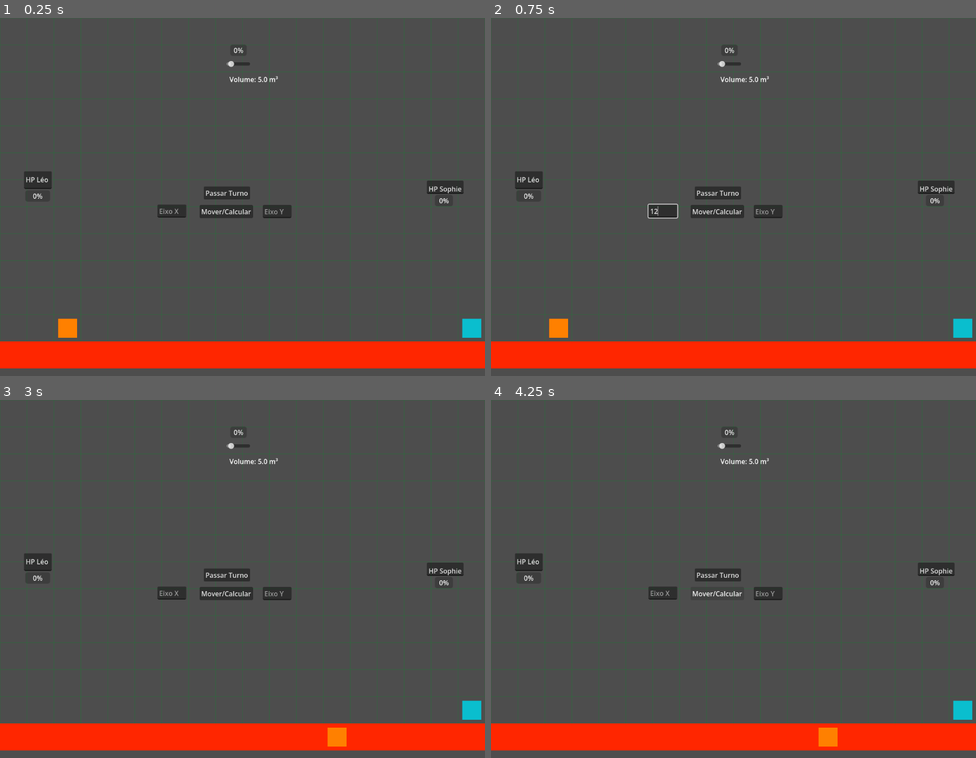
Above: before the commit, frames 1-4 (two rows, left to right).
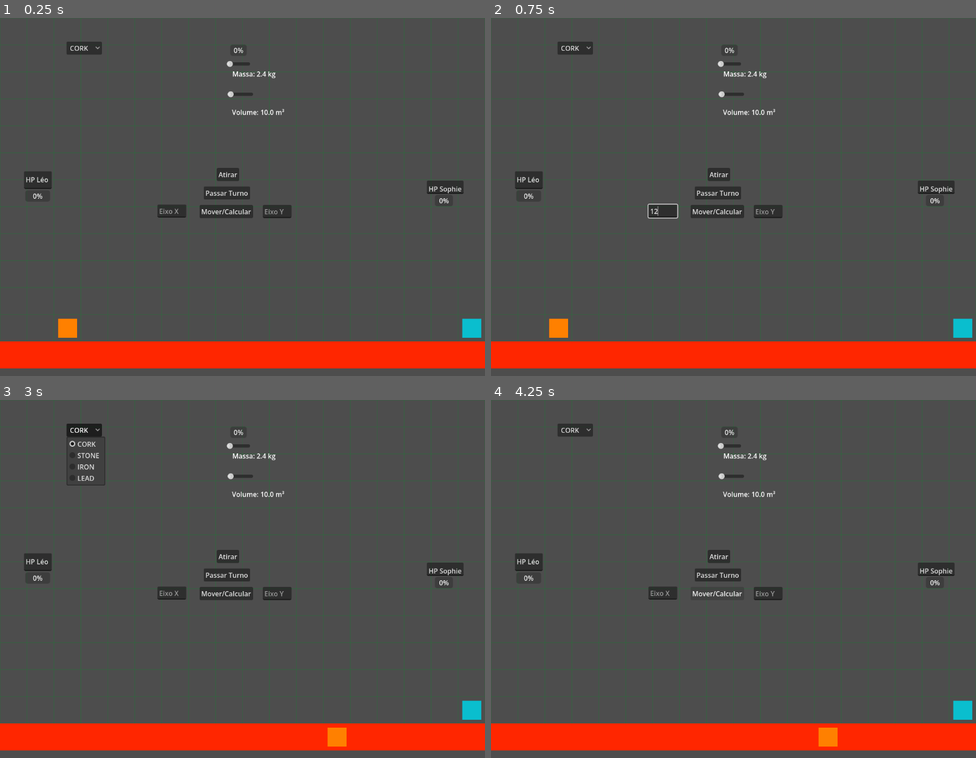
Above: after the commit, the same moments.

Repository: Olliver-0/matter-strike
Game: Godot game, scene res://level_manager.tscn
The game is run twice, just before and just after one commit, with the same random seed, the same clock (stepped at 60 frames per second) and the same inputs. The project has no main scene, so this scene is started directly. The engine's default icon, where the game draws it, is replaced by a stand-in: a white triangle on a blue panel in a dark square.
Inputs (mouse positions are in pixels of both pictures, inside the frame that each line leads up to):
- Up to frame 1 (0.25 s): no input
- Up to frame 2 (0.75 s): click (660, 211) at 0.52 s; type "12" at 0.6 s
- Up to frame 3 (3 s): click (276, 593) at 0.75 s; type "12" at 0.83 s; click "Mover/Calcular" at 1.25 s; click (227, 557) at 2 s, where only the run after the commit has a clickable "Atirar"; click (82, 428) at 2.75 s, where only the run after the commit has a clickable "CORK"
- Up to frame 4 (4.25 s): click "Mover/Calcular" at 3.5 s

The runs differ from the first frame. In frame 1, 0.7% of the frame differs, in the area x 13-59%, y 6-46%; in frame 2, 0.7%; in frame 3, 1.0%; in frame 4, 0.7%.

Commit message:
feat: aplica tiro e ajusta interface

Diff:
--- a/BallisticsCalculator.gd
+++ b/BallisticsCalculator.gd
@@ -18,24 +18,6 @@
 var current_gravity: float = 980.0
 var current_wind: float = -350.0
 
-
-# ==========================================
-# 2. AMBIENTE DE TESTE (Sandbox Local)
-# ==========================================
-
-# TODO: Deletar esta função quando o HUD e o personagem do parceiro estiverem prontos.
-func _unhandled_input(event: InputEvent) -> void:
-	if event is InputEventMouseButton and event.pressed and event.button_index == MOUSE_BUTTON_LEFT:
-		var clicked_coordinate = get_global_mouse_position()
-		var test_start_position: Vector2 = muzzle_marker.global_position
-
-		# Simulando o input do terminal do jogador
-		var test_input_type: String = "MASS"
-		var test_input_value: float = 50.0
-
-		dispatch_shot(test_start_position, clicked_coordinate, test_input_type, test_input_value)
-
-
 # ==========================================
 # 3. API PÚBLICA (CONTRATO COM A INTERFACE)
 # ==========================================
@@ -45,7 +27,7 @@
 # target_coordinate: a coordenada (X, Y) digitada no terminal.
 # input_type: "MASS" ou "VOLUME" (dependendo de qual barra o jogador ajustou).
 # input_value: o número final da barra.
-func dispatch_shot(start_position: Vector2, target_coordinate: Vector2, input_type: String, input_value: float) -> void:
+func dispatch_shot(shooter: Node2D, target_coordinate: Vector2, input_type: String, input_value: float) -> void:
 	var material_data = MaterialsTable.get_current_properties()
 	var current_density: float = material_data["density"]
 
@@ -73,7 +55,7 @@
 	print("Massa Final: ", final_mass, " | Volume Final: ", final_volume)
 
 	# Repassa os dados validados para o sistema de física criar o objeto
-	fire_shot(start_position, target_coordinate, final_mass, final_volume)
+	fire_shot(shooter, target_coordinate, final_mass, final_volume)
 
 
 # CONTRATO COM A INTERFACE: Chamar esta função continuamente enquanto o jogador arrasta
@@ -88,26 +70,24 @@
 # ==========================================
 
 # Cria a bala no mapa, injeta a física e atira.
-func fire_shot(start_position: Vector2, target_coordinate: Vector2, input_mass: float, input_volume: float) -> void:
-	if not projectile_scene:
-		push_error("ERRO: Você esqueceu de arrastar a cena do Projétil para o Inspector da Calculadora!")
-		return
+func fire_shot(shooter: Node2D, target_coordinate: Vector2, input_mass: float, input_volume: float) -> void:
+	if not projectile_scene: return
+
+	# Descobre a posição de saída extraindo-a do atirador que foi recebido
+	var start_position = shooter.global_position
 
 	var calculated_velocity = _calculate_launch_velocity(start_position, target_coordinate, input_mass, input_volume)
 
 	var projectile_instance = projectile_scene.instantiate() as Area2D
 	get_tree().current_scene.add_child(projectile_instance)
-
-	# Conecta o sinal do impacto da bala à função de repasse desta Calculadora
+	projectile_instance.body_entered.connect(projectile_instance._on_body_entered)
 	projectile_instance.projectile_impacted.connect(_on_projectile_impacted)
 
+	# Inicializa passando o 'shooter' no final
 	projectile_instance.initialize(
-		start_position,
-		calculated_velocity,
-		input_mass,
-		input_volume,
-		current_wind,
-		current_gravity
+		start_position, calculated_velocity, input_mass,
+		input_volume, current_wind, current_gravity,
+		shooter # <--- ENTREGA O DONO PARA A BALA AQUI
 	)
 
 # Transforma coordenadas puras em um vetor de velocidade física (com punição por inércia/peso)
--- a/Projectile.gd
+++ b/Projectile.gd
@@ -17,19 +17,25 @@
 var custom_gravity: float = 980.0
 var wind_force: float = 0.0
 var lifespan: float = 10.0
+var shooter_node: Node = null
+
+func _ready() -> void:
+	# Liga o "radar" nativo de colisões do Godot à sua função matemática!
+	body_entered.connect(_on_body_entered)
 
 # ==========================================
 # 3. INICIALIZAÇÃO E ESCALA VISUAL
 # ==========================================
 
 # Injeta os dados balísticos e ambientais para que o projétil inicie a sua trajetória de voo.
-func initialize(start_position: Vector2, initial_velocity: Vector2, p_mass: float, p_volume: float, p_wind: float, p_gravity: float) -> void:
+func initialize(start_position: Vector2, initial_velocity: Vector2, p_mass: float, p_volume: float, p_wind: float, p_gravity: float, p_shooter: Node) -> void:
 	global_position = start_position
 	velocity = initial_velocity
 	mass = p_mass
 	volume = p_volume
 	wind_force = p_wind
 	custom_gravity = p_gravity
+	shooter_node = p_shooter
 
 	# --- ESCALA VISUAL DINÂMICA ---
 	# Volume de Referência representa a escala 1.0 original da imagem e da hitbox.
@@ -69,6 +75,9 @@
 # ==========================================
 
 func _on_body_entered(body: Node) -> void:
+	# SE O CORPO FOR O ATIRADOR, IGNORA-O COMPLETAMENTE E CONTINUA A VOAR!
+	if body == shooter_node:
+		return
 	# 1. Calcula a velocidade escalar total (módulo do vetor) no momento exato do impacto.
 	var impact_speed: float = velocity.length()
 
--- a/engineer.gd
+++ b/engineer.gd
@@ -1,4 +1,4 @@
-class_name Engineer extends Node2D
+class_name Engineer extends StaticBody2D
 
 signal movement_resolved(final_coords: Vector2)
 
@@ -45,3 +45,14 @@
 		tween.finished.connect(func(): movement_resolved.emit(logical_position))
 	else:
 		push_warning("Energia insuficiente para translação de coordenadas.")
+
+var health: float = 100.0
+
+func take_damage(amount: float) -> void:
+	health -= amount
+	print("Engenheiro ", player_id, " foi atingido! Sofreu ", amount, " de dano.")
+	print("Vida atual: ", health)
+
+	if health <= 0.0:
+		print("Engenheiro ", player_id, " FOI ELIMINADO!")
+		queue_free()
--- a/engineer.tscn
+++ b/engineer.tscn
@@ -2,7 +2,10 @@
 
 [ext_resource type="Script" uid="uid://ynqq03ek6iy6" path="res://engineer.gd" id="1_y47ya"]
 
-[node name="Engineer" type="Node2D" unique_id=2074585821]
+[sub_resource type="RectangleShape2D" id="RectangleShape2D_y47ya"]
+size = Vector2(40, 40)
+
+[node name="Engineer" type="StaticBody2D" unique_id=949635895]
 script = ExtResource("1_y47ya")
 
 [node name="VisualBody" type="ColorRect" parent="." unique_id=1176650629]
@@ -10,3 +13,7 @@
 offset_bottom = 40.0
 
 [node name="EnergyGlow" type="PointLight2D" parent="." unique_id=1372638071]
+
+[node name="CollisionShape2D" type="CollisionShape2D" parent="." unique_id=45648851]
+position = Vector2(20, 20)
+shape = SubResource("RectangleShape2D_y47ya")
--- a/hud.gd
+++ b/hud.gd
@@ -1,25 +1,75 @@
 extends CanvasLayer
 
-@onready var mass_slider = $MassSlider
-@onready var volume_label = $VolumeLabel
+@onready var mass_slider: HSlider = $MassSlider
+@onready var volume_slider: HSlider = $VolumeSlider
+@onready var material_dropdown: OptionButton = $MaterialDropdown
 
-func _ready():
-	# Configura o slider
-	mass_slider.min_value = 1
-	mass_slider.max_value = 100
-	mass_slider.value = 10
+@onready var mass_label: Label = $MassLabel
+@onready var volume_label: Label = $VolumeLabel
 
-	# Conecta o sinal de mudança do slider
+# Guardamos o que o jogador tocou por último para avisar a Calculadora
+var last_edited: String = "MASS"
+
+func _ready() -> void:
+	# 1. Preenche o Dropdown com os materiais do banco de dados
+	material_dropdown.clear()
+	for mat_name in MaterialsTable.MATERIALS.keys():
+		material_dropdown.add_item(mat_name)
+
+	# 2. Conecta os botões e barras às funções
+	material_dropdown.item_selected.connect(_on_material_selected)
 	mass_slider.value_changed.connect(_on_mass_changed)
+	volume_slider.value_changed.connect(_on_volume_changed)
 
-	# Calcula o volume inicial
-	_update_volume(mass_slider.value)
+	# 3. Força a primeira atualização para configurar os limites
+	_update_limits_and_bars()
 
-func _on_mass_changed(value):
-	_update_volume(value)
+func _on_material_selected(index: int) -> void:
+	# Quando o jogador escolhe outro material, atualizamos o Singleton global
+	var selected_mat = material_dropdown.get_item_text(index)
+	MaterialsTable.current_material = selected_mat
 
-func _update_volume(mass):
-	# Regra simples: Densidade fixa (ex: 2.0)
-	var density = 2.0
-	var volume = mass / density
-	volume_label.text = "Volume: " + str(volume) + " m³"
+	# E recalcula as barras para a nova densidade
+	_update_limits_and_bars()
+
+func _update_limits_and_bars() -> void:
+	var density = MaterialsTable.get_current_properties()["density"]
+
+	# REGRA DO CANHÃO: O volume mínimo é 10 e o máximo é 100
+	volume_slider.min_value = 10.0
+	volume_slider.max_value = 100.0
+
+	# A Massa permitida adapta-se à densidade do material escolhido
+	mass_slider.min_value = volume_slider.min_value * density
+	mass_slider.max_value = volume_slider.max_value * density
+
+	# Atualiza a barra que o jogador não está mexendo para não estragar a jogada dele
+	if last_edited == "MASS":
+		_on_mass_changed(mass_slider.value)
+	else:
+		_on_volume_changed(volume_slider.value)
+
+func _on_mass_changed(value: float) -> void:
+	last_edited = "MASS"
+	var density = MaterialsTable.get_current_properties()["density"]
+	var calculated_volume = value / density
+
+	# ATUALIZA O VOLUME SILENCIOSAMENTE (Não dispara o sinal _on_volume_changed)
+	volume_slider.set_value_no_signal(calculated_volume)
+
+	_update_texts(value, calculated_volume)
+
+func _on_volume_changed(value: float) -> void:
+	last_edited = "VOLUME"
+	var density = MaterialsTable.get_current_properties()["density"]
+	var calculated_mass = value * density
+
+	# ATUALIZA A MASSA SILENCIOSAMENTE (Não dispara o sinal _on_mass_changed)
+	mass_slider.set_value_no_signal(calculated_mass)
+
+	_update_texts(calculated_mass, value)
+
+func _update_texts(m_val: float, v_val: float) -> void:
+	# O snapped() arredonda para 1 casa decimal para o ecrã não ficar cheio de números quebrados
+	mass_label.text = "Massa: " + str(snapped(m_val, 0.1)) + " kg"
+	volume_label.text = "Volume: " + str(snapped(v_val, 0.1)) + " m³"
--- a/hud.tscn
+++ b/hud.tscn
@@ -30,10 +30,10 @@
 offset_bottom = 117.0
 
 [node name="VolumeLabel" type="Label" parent="." unique_id=282988866]
-offset_left = 545.0
-offset_top = 134.0
-offset_right = 585.0
-offset_bottom = 157.0
+offset_left = 551.0
+offset_top = 212.0
+offset_right = 591.0
+offset_bottom = 235.0
 
 [node name="HPLeo" type="TextEdit" parent="." unique_id=2127083808]
 offset_left = 57.0
@@ -48,3 +48,21 @@
 offset_right = 1101.0
 offset_bottom = 418.0
 text = "HP Sophie"
+
+[node name="MaterialDropdown" type="OptionButton" parent="." unique_id=1388935587]
+offset_left = 158.0
+offset_top = 56.0
+offset_right = 235.0
+offset_bottom = 76.0
+
+[node name="VolumeSlider" type="HSlider" parent="." unique_id=307904602]
+offset_left = 540.0
+offset_top = 173.0
+offset_right = 601.0
+offset_bottom = 189.0
+
+[node name="MassLabel" type="Label" parent="." unique_id=575378822]
+offset_left = 552.0
+offset_top = 121.0
+offset_right = 592.0
+offset_bottom = 144.0
--- a/level_manager.gd
+++ b/level_manager.gd
@@ -1,31 +1,56 @@
 extends Node
 
-# Captura os dois atores e o painel
+# Captura os atores, a interface e a SUA calculadora
 @onready var engineer1 = $Engineer1
 @onready var engineer2 = $Engineer2
 @onready var terminal_ui = $TerminalUI
+@onready var hud = $HUD
+@onready var calculator = $BallisticsCalculator # O SEU SISTEMA AQUI!
 
 func _ready() -> void:
-	# Escuta as ordens do terminal
 	terminal_ui.move_command_issued.connect(_on_terminal_command_issued)
 	terminal_ui.end_turn_requested.connect(_on_end_turn_requested)
-
-	# Escuta o estado do jogo (Opcional: imprime no ecrã de quem é a vez)
 	GameState.turn_changed.connect(_on_turn_changed)
 
+	# NOVAS CONEXÕES DO TIRO:
+	terminal_ui.fire_command_issued.connect(_on_terminal_fire_issued)
+	calculator.turn_resolved.connect(_on_projectile_resolved)
+
+# --- SISTEMA DE MOVIMENTO (Do seu colega) ---
 func _on_terminal_command_issued(target_x: int, target_y: int) -> void:
 	var nova_coordenada = Vector2(target_x, target_y)
+	if GameState.current_turn == 1: engineer1.attempt_move(nova_coordenada)
+	elif GameState.current_turn == 2: engineer2.attempt_move(nova_coordenada)
 
-	# LÓGICA DE TURNO: Pergunta ao GameState de quem é a vez [cite: 52]
-	if GameState.current_turn == 1:
-		print("Léo (Jogador 1) a iniciar manobra.")
-		engineer1.attempt_move(nova_coordenada)
-	elif GameState.current_turn == 2:
-		print("Sophie (Jogador 2) a iniciar manobra.")
-		engineer2.attempt_move(nova_coordenada)
+# --- SISTEMA DE TIRO (Integração com a sua Calculadora) ---
+func _on_terminal_fire_issued(target_x: int, target_y: int) -> void:
+	var active_engineer = engineer1 if GameState.current_turn == 1 else engineer2
 
+	# APAGUEM a linha que dizia 'var start_pos = ...'
+
+	var cell_size = 64
+	var target_pos = Vector2((target_x * cell_size) + (cell_size / 2.0), (target_y * cell_size) + (cell_size / 2.0))
+
+	var input_type: String = hud.last_edited
+	var final_value: float = 0.0
+
+	if input_type == "MASS":
+		final_value = hud.mass_slider.value
+	else:
+		final_value = hud.volume_slider.value
+
+	print(">>> INICIANDO CÁLCULO BALÍSTICO...")
+
+	# ENVIA O PERSONAGEM INTEIRO ('active_engineer') EM VEZ DA POSIÇÃO!
+	calculator.dispatch_shot(active_engineer, target_pos, input_type, final_value)
+
+# Quando a sua bala emite o sinal de que bateu ou sumiu
+func _on_projectile_resolved() -> void:
+	print("Impacto concluído! O turno foi passado automaticamente pela Física.")
+	GameState.end_turn()
+
+# --- SISTEMA DE TURNOS (Do seu colega) ---
 func _on_end_turn_requested() -> void:
-	# Manda o Singleton global virar o turno e recarregar energia [cite: 229, 232]
 	GameState.end_turn()
 
 func _on_turn_changed(new_turn: int) -> void:
--- a/level_manager.tscn
+++ b/level_manager.tscn
@@ -5,6 +5,7 @@
 [ext_resource type="Script" uid="uid://cdw824okdgt7s" path="res://level_manager.gd" id="1_k1abw"]
 [ext_resource type="PackedScene" uid="uid://dua0cbx2ekiht" path="res://terminal_ui.tscn" id="4_5x5fn"]
 [ext_resource type="PackedScene" uid="uid://0p3r435oqmfa" path="res://hud.tscn" id="5_5x5fn"]
+[ext_resource type="PackedScene" uid="uid://cx6q7lyfieryq" path="res://BallisticsCalculator.tscn" id="6_bj8vm"]
 
 [node name="LevelManager" type="Node" unique_id=1567176229]
 script = ExtResource("1_k1abw")
@@ -29,3 +30,5 @@
 [node name="TerminalUI" parent="." unique_id=44111674 instance=ExtResource("4_5x5fn")]
 
 [node name="HUD" parent="." unique_id=1963854171 instance=ExtResource("5_5x5fn")]
+
+[node name="BallisticsCalculator" parent="." unique_id=1592306824 instance=ExtResource("6_bj8vm")]
--- a/terminal_ui.gd
+++ b/terminal_ui.gd
@@ -1,27 +1,31 @@
 extends Control
 
 signal move_command_issued(target_x: int, target_y: int)
+signal fire_command_issued(target_x: int, target_y: int)
 signal end_turn_requested() # Novo sinal criado!
 
 @onready var input_x: LineEdit = $InputX
 @onready var input_y: LineEdit = $InputY
 @onready var btn_move: Button = $BtnMove
 @onready var btn_end_turn: Button = $BtnEndTurn # Referência ao novo botão
+@onready var btn_fire: Button = $BtnFire
 
 func _ready() -> void:
 	btn_move.pressed.connect(_on_btn_move_pressed)
+	btn_fire.pressed.connect(_on_btn_fire_pressed)
 	# Conecta o clique do novo botão diretamente à emissão do sinal
 	btn_end_turn.pressed.connect(func(): end_turn_requested.emit())
 
 func _on_btn_move_pressed() -> void:
-	if input_x.text.is_empty() or input_y.text.is_empty():
-		print("Erro: Introduza os dois eixos!")
-		return
+	if input_x.text.is_empty() or input_y.text.is_empty(): return
+	move_command_issued.emit(int(input_x.text), int(input_y.text))
+	_clear_inputs()
 
-	var x_val: int = int(input_x.text)
-	var y_val: int = int(input_y.text)
+func _on_btn_fire_pressed() -> void:
+	if input_x.text.is_empty() or input_y.text.is_empty(): return
+	fire_command_issued.emit(int(input_x.text), int(input_y.text))
+	_clear_inputs()
 
-	move_command_issued.emit(x_val, y_val)
-
+func _clear_inputs() -> void:
 	input_x.text = ""
 	input_y.text = ""
--- a/terminal_ui.tscn
+++ b/terminal_ui.tscn
@@ -42,3 +42,11 @@
 offset_right = 594.0
 offset_bottom = 431.0
 text = "Passar Turno"
+
+[node name="BtnFire" type="Button" parent="." unique_id=472430466]
+layout_mode = 0
+offset_left = 515.0
+offset_top = 356.0
+offset_right = 568.0
+offset_bottom = 387.0
+text = "Atirar"
